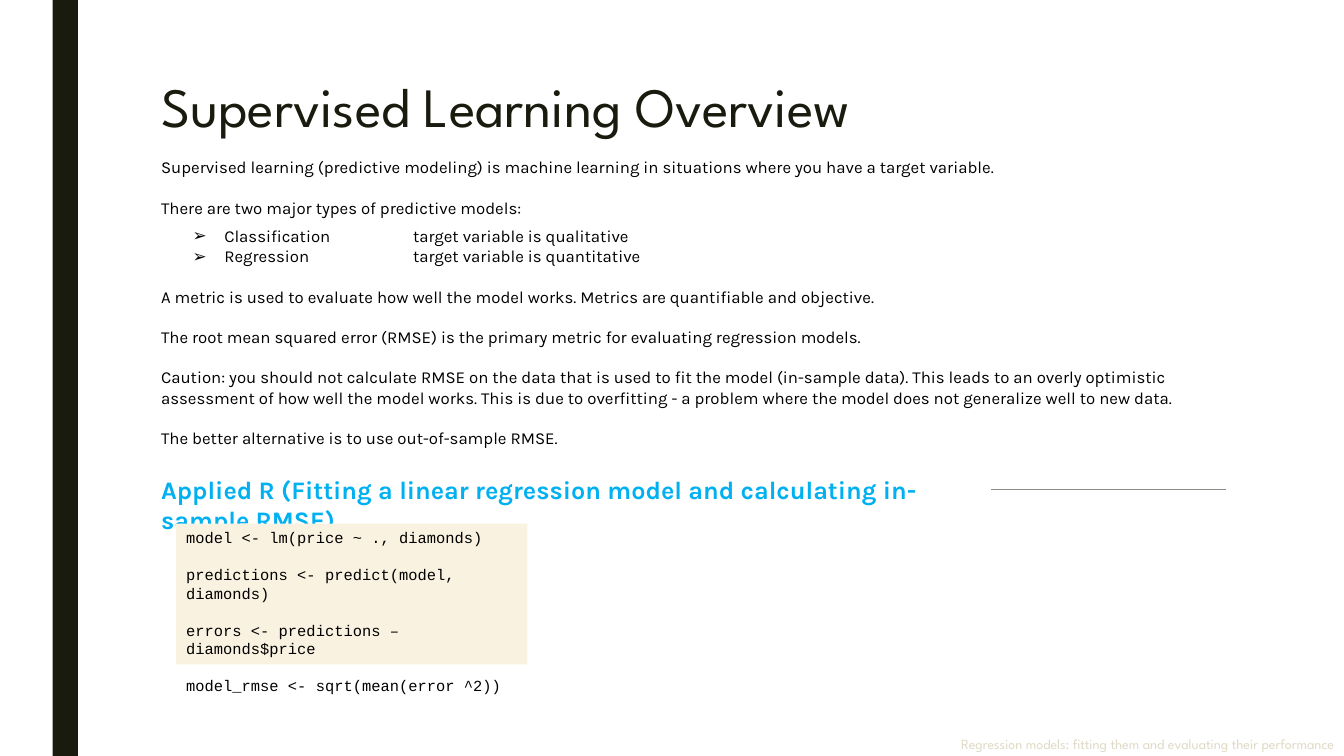
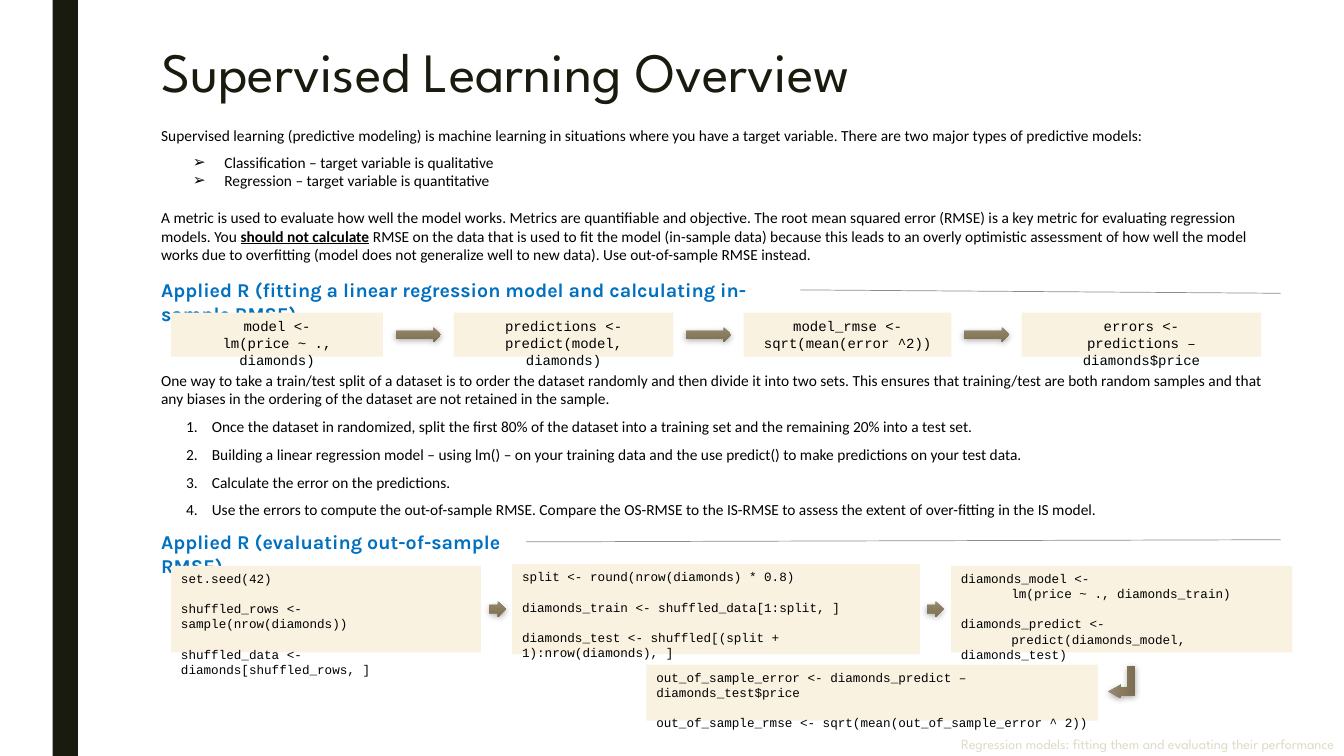
Before and after one commit to parcap/business-education, a slide deck: slide 3 of Machine-Learning-Toolbox/Machine Learning Toolbox.pptx. Drawn at 1344x756 pixels with LibreOffice and Linux fonts; fonts in the diff are those of the drawing. Boxes give left, top, right and bottom in pixels: in the first picture for what was removed or moved away, otherwise in the second. Text is boxed around its words. In the diff, an @@ line names an element or a change of style, - is before the commit and + after.

```diff
--- a/Machine-Learning-Toolbox/Machine Learning Toolbox.pptx
+++ b/Machine-Learning-Toolbox/Machine Learning Toolbox.pptx
@@ title "Supervised Learning Overview": place and size @@
-title "Supervised Learning Overview" at bbox=[161, 89, 850, 139]
+title "Supervised Learning Overview" at bbox=[161, 54, 850, 104]
@@ text at bbox=[161, 130, 1247, 263]: text changed; size 12 to 11 pt; font Karla to Calibri @@
-Supervised learning (predictive modeling) is machine learning in situations where you have a target variable.
-There are two major types of predictive models:
-➢ Classification target variable is qualitative
-➢ Regression target variable is quantitative
-A metric is used to evaluate how well the model works. Metrics are quantifiable and objective.
-The root mean squared error (RMSE) is the primary metric for evaluating regression models.
-Caution: you should not calculate RMSE on the data that is used to fit the model (in-sample data). This leads to an overly optimistic assessment of how well the model works. This is due to overfitting - a problem where the model does not generalize well to new data.
-The better alternative is to use out-of-sample RMSE.
+Supervised learning (predictive modeling) is machine learning in situations where you have a target variable. There are two major types of predictive models:
+➢ Classification – target variable is qualitative
+➢ Regression – target variable is quantitative
+A metric is used to evaluate how well the model works. Metrics are quantifiable and objective. The root mean squared error (RMSE) is a key metric for evaluating regression models. You should not calculate RMSE on the data that is used to fit the model (in-sample data) because this leads to an overly optimistic assessment of how well the model works due to overfitting (model does not generalize well to new data). Use out-of-sample RMSE instead.
@@ text at bbox=[161, 282, 746, 327]: text changed; size 18 to 14 pt; text colour #00B0F0 to #0070C0 @@
-Applied R (Fitting a linear regression model and calculating in-sample RMSE)
+Applied R (fitting a linear regression model and calculating in-sample RMSE)
@@ line moved from (991, 490) - (1226, 490) to (801, 290) - (1281, 293) @@
@@ rectangle "model <-": place and size @@
-rectangle "model <-" at bbox=[176, 523, 527, 664]
+rectangle "model <-" at bbox=[171, 313, 383, 357]
@@ text in rectangle at bbox=[223, 321, 314, 368]: text changed; size 11 to 10 pt @@
-model <- lm(price ~ ., diamonds)
-predictions <- predict(model, diamonds)
-errors <- predictions – diamonds$price
-model_rmse <- sqrt(mean(error ^2))
+model <-
+lm(price ~ ., diamonds)
@@ group added at bbox=[395, 313, 1261, 357]: 3 rectangles, 3 right arrows @@
+predictions <-
+predict(model, diamonds)
+model_rmse <-
+sqrt(mean(error ^2))
+errors <-
+predictions – diamonds$price
@@ text added at bbox=[161, 375, 1261, 518], 11 pt, text #000000 @@
+One way to take a train/test split of a dataset is to order the dataset randomly and then divide it into two sets. This ensures that training/test are both random samples and that any biases in the ordering of the dataset are not retained in the sample.
+1. Once the dataset in randomized, split the first 80% of the dataset into a training set and the remaining 20% into a test set.
+2. Building a linear regression model – using lm() – on your training data and the use predict() to make predictions on your test data.
+3. Calculate the error on the predictions.
+4. Use the errors to compute the out-of-sample RMSE. Compare the OS-RMSE to the IS-RMSE to assess the extent of over-fitting in the IS model.
@@ text added at bbox=[161, 534, 500, 579], 14 pt, text #0070C0, bold @@
+Applied R (evaluating out-of-sample RMSE)
@@ line added from (526, 542) to (1281, 539), #8C8D86 0.5 pt @@
@@ rectangle added at bbox=[171, 566, 481, 652], fill #FAF2E1, 9 pt, text #000000 @@
+set.seed(42)
+shuffled_rows <- sample(nrow(diamonds))
+shuffled_data <-diamonds[shuffled_rows, ]
@@ rectangle added at bbox=[512, 565, 920, 654], fill #FAF2E1, 9 pt, text #000000 @@
+split <- round(nrow(diamonds) * 0.8)
+diamonds_train <- shuffled_data[1:split, ]
+diamonds_test <- shuffled[(split + 1):nrow(diamonds), ]
@@ rectangle added at bbox=[951, 566, 1293, 652], fill #FAF2E1, 9 pt, text #000000 @@
+diamonds_model <-
+lm(price ~ ., diamonds_train)
+diamonds_predict <-
+predict(diamonds_model, diamonds_test)
@@ right arrow added at bbox=[490, 601, 506, 617], fill gradient #978B76 to #8B7C5F to #7D6E53 @@
@@ right arrow added at bbox=[928, 601, 944, 617], fill gradient #978B76 to #8B7C5F to #7D6E53 @@
@@ rectangle added at bbox=[646, 664, 1098, 721], fill #FAF2E1, 9 pt, text #000000 @@
+out_of_sample_error <- diamonds_predict – diamonds_test$price
+out_of_sample_rmse <- sqrt(mean(out_of_sample_error ^ 2))
@@ bent up arrow added at bbox=[1109, 666, 1136, 698], fill gradient #978B76 to #8B7C5F to #7D6E53 @@
```
Also in this commit, not shown: 1 other slide changed, 1 slide added, 1 slide removed, 9 other files.
